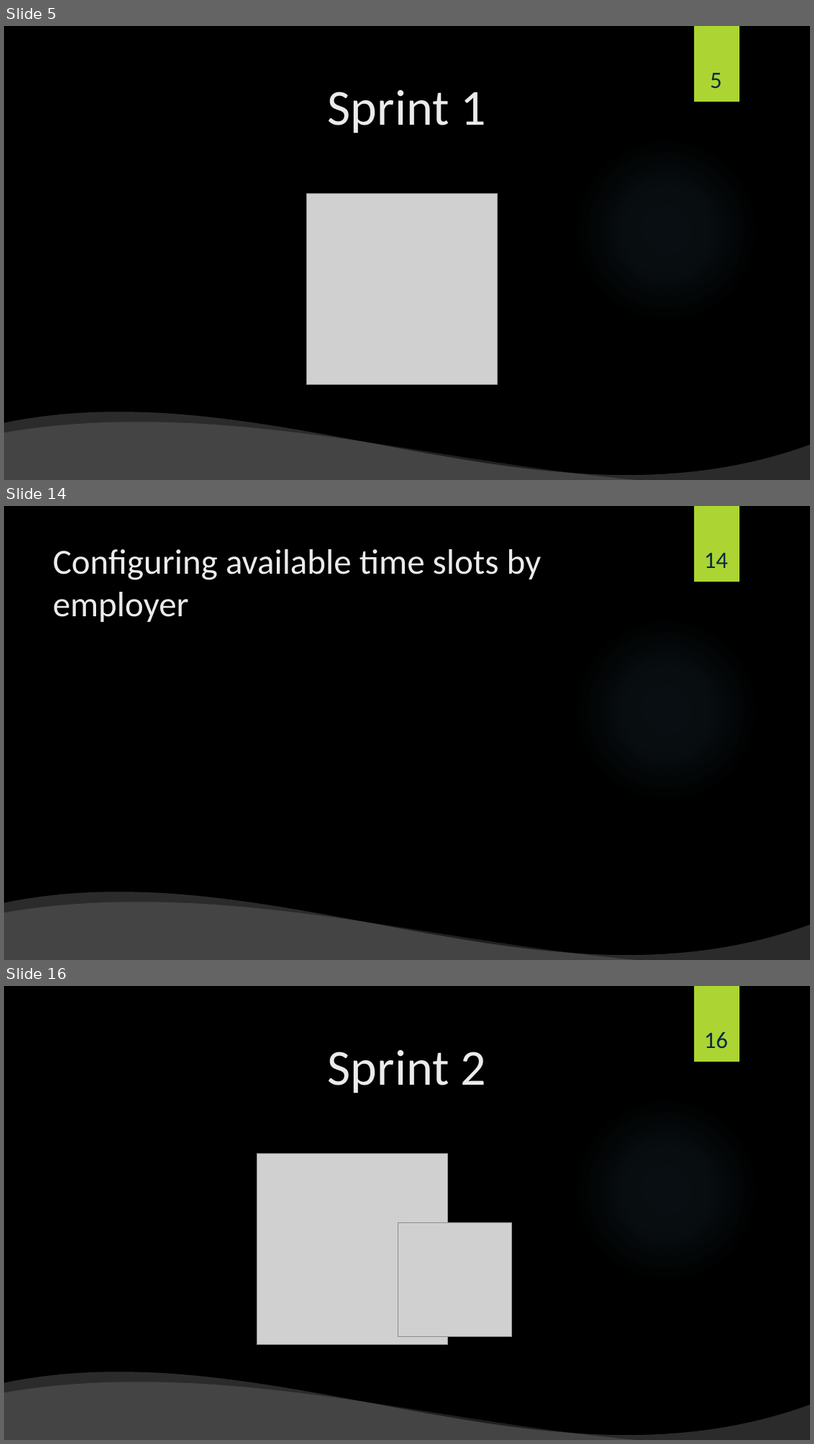
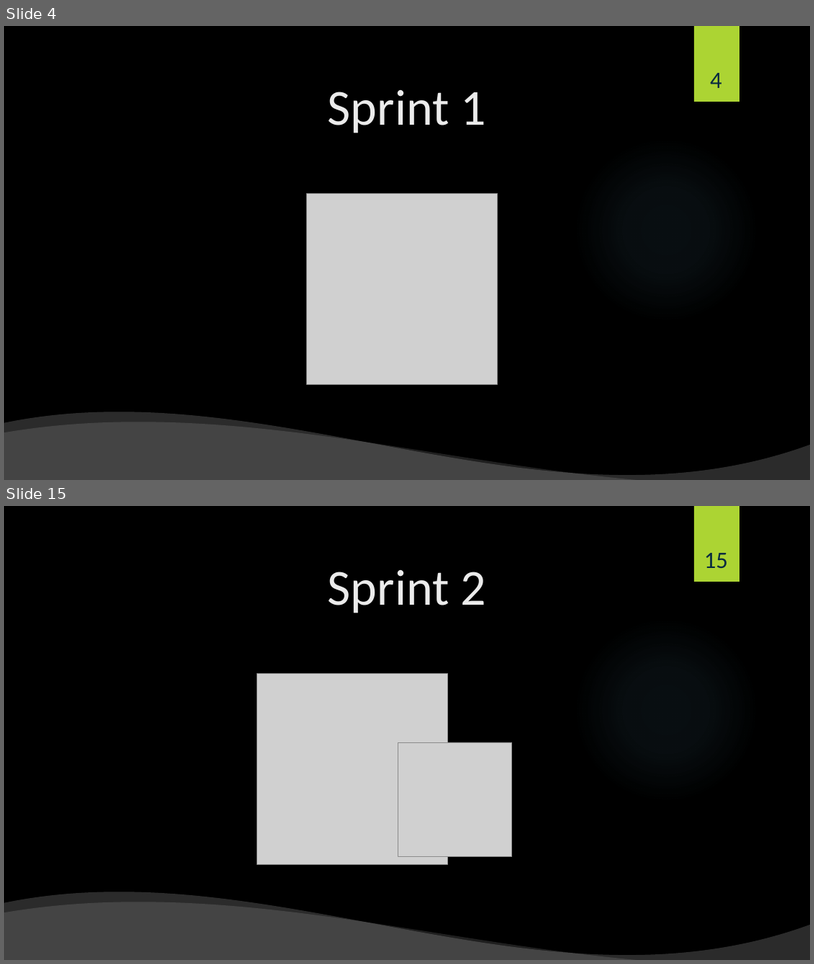
Before and after one commit to shiftlyapp/Shiftly, a slide deck: Backlog.pptx. Shown one above the other, each under a label of ours: slides 5, 14 and 16 before the commit, slides 4 and 15 after it; the slides between them are not shown. The pictures are 814x1444 and 814x964 pixels, drawn with LibreOffice and Linux fonts; fonts in the diff are those of the drawing; grey boxes stand for pictures; background and template pictures are left out. Boxes give left, top, right and bottom in pixels: in the first picture for what was removed or moved away, otherwise in the second. Text is boxed around its words. In the diff, an @@ line names an element or a change of style, - is before the commit and + after.

```diff
--- a/Backlog.pptx
+++ b/Backlog.pptx
@@ slide 14 removed at <box>4,506,810,960</box>, background picture (left out); not listed: 2 template elements that a slide beside it also shows @@
@@ title removed at <box>53,549,542,622</box> @@
-Configuring available time slots by employer
@@ page number removed at <box>705,553,728,568</box> @@
-14
@@ wave removed at <box>4,890,810,960</box> @@
@@ wave removed at <box>4,901,810,960</box> @@
@@ what was slide 5 is now slide 4 @@
@@ page number at <box>710,73,723,88</box>: text changed @@
-5
+4
@@ what was slide 16 is now slide 15 @@
@@ page number at <box>705,553,728,568</box>: text changed @@
-16
+15
```
Also in this commit, not shown: 14 slides changed, 10 slides added, 7 other slides removed.
